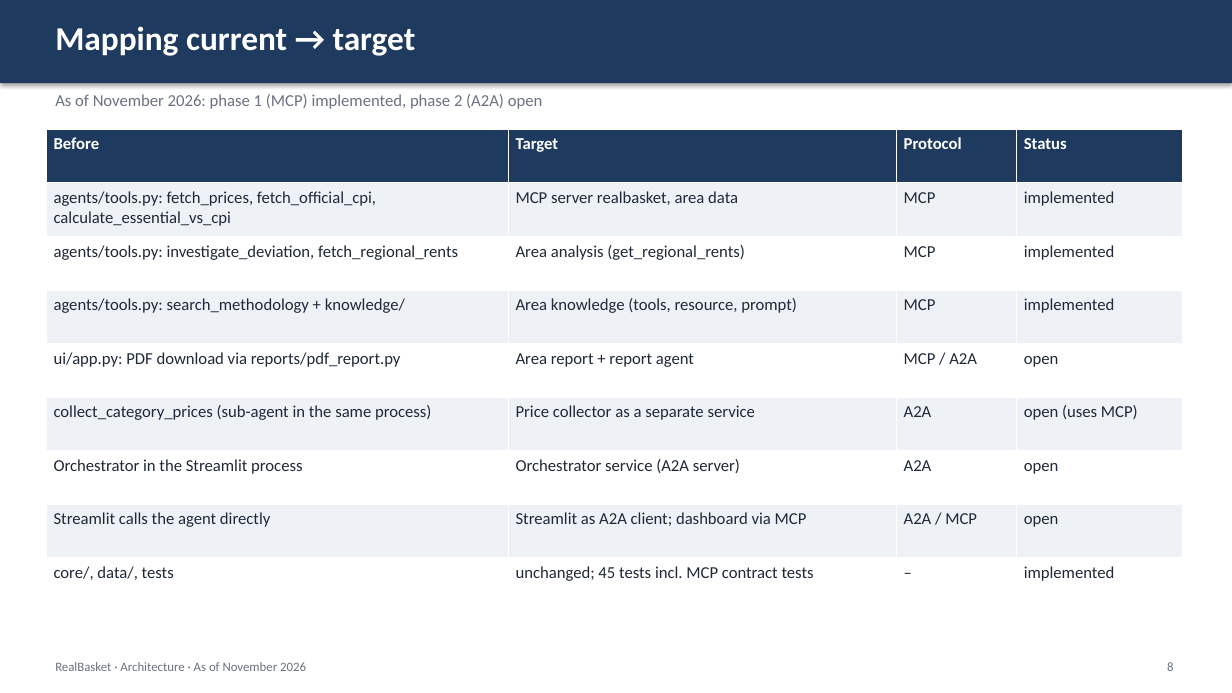
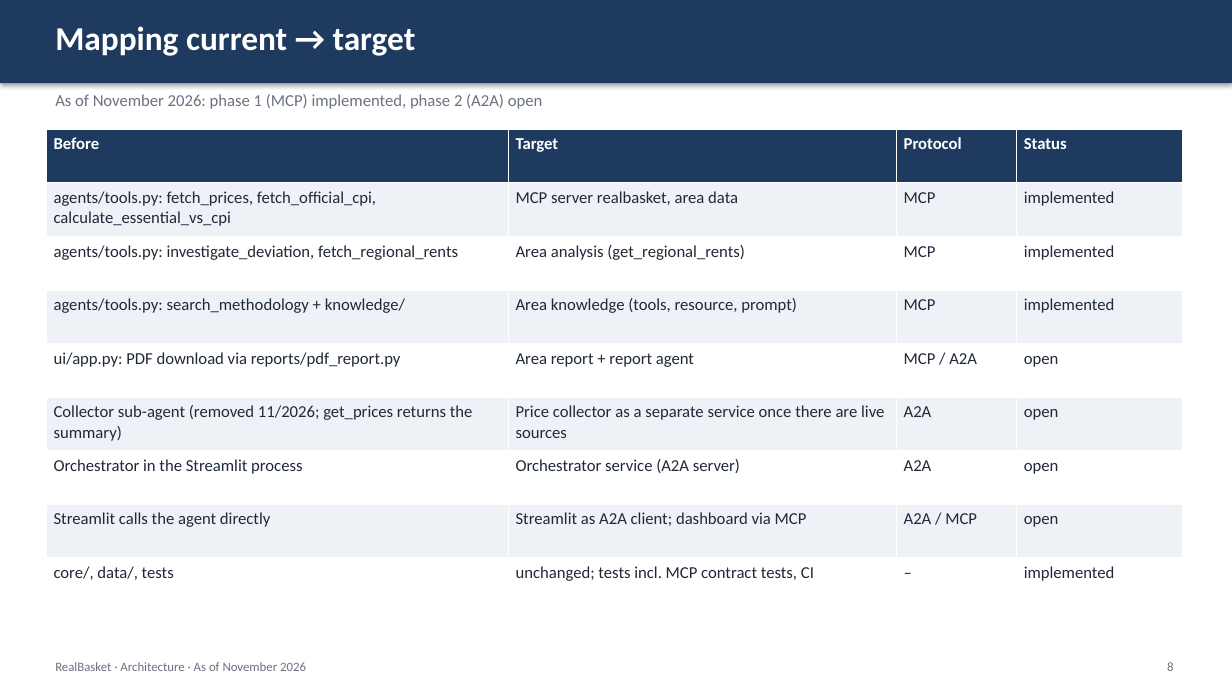
Before and after one commit to ValentinIliu1212/real-basket, a slide deck: slide 8 of docs/architecture/RealBasket_Architecture_Proposal_MCP_A2A.pptx. Drawn at 1232x693 pixels with LibreOffice and Linux fonts; fonts in the diff are those of the drawing. Boxes give left, top, right and bottom in pixels: in the first picture for what was removed or moved away, otherwise in the second. Text is boxed around its words. In the diff, an @@ line names an element or a change of style, - is before the commit and + after.

```diff
--- a/docs/architecture/RealBasket_Architecture_Proposal_MCP_A2A.pptx
+++ b/docs/architecture/RealBasket_Architecture_Proposal_MCP_A2A.pptx
@@ table at box(46, 129, 1183, 612) @@
-row 6: collect_category_prices (sub-agent in the same process) | Price collector as a separate service | A2A | open (uses MCP)
+row 6: Collector sub-agent (removed 11/2026; get_prices returns the summary) | Price collector as a separate service once there are live sources | A2A | open
-row 9, column 2: unchanged; 45 tests incl. MCP contract tests
+row 9, column 2: unchanged; tests incl. MCP contract tests, CI
```
Also in this commit, not shown: 3 other slides changed, 32 other files.
